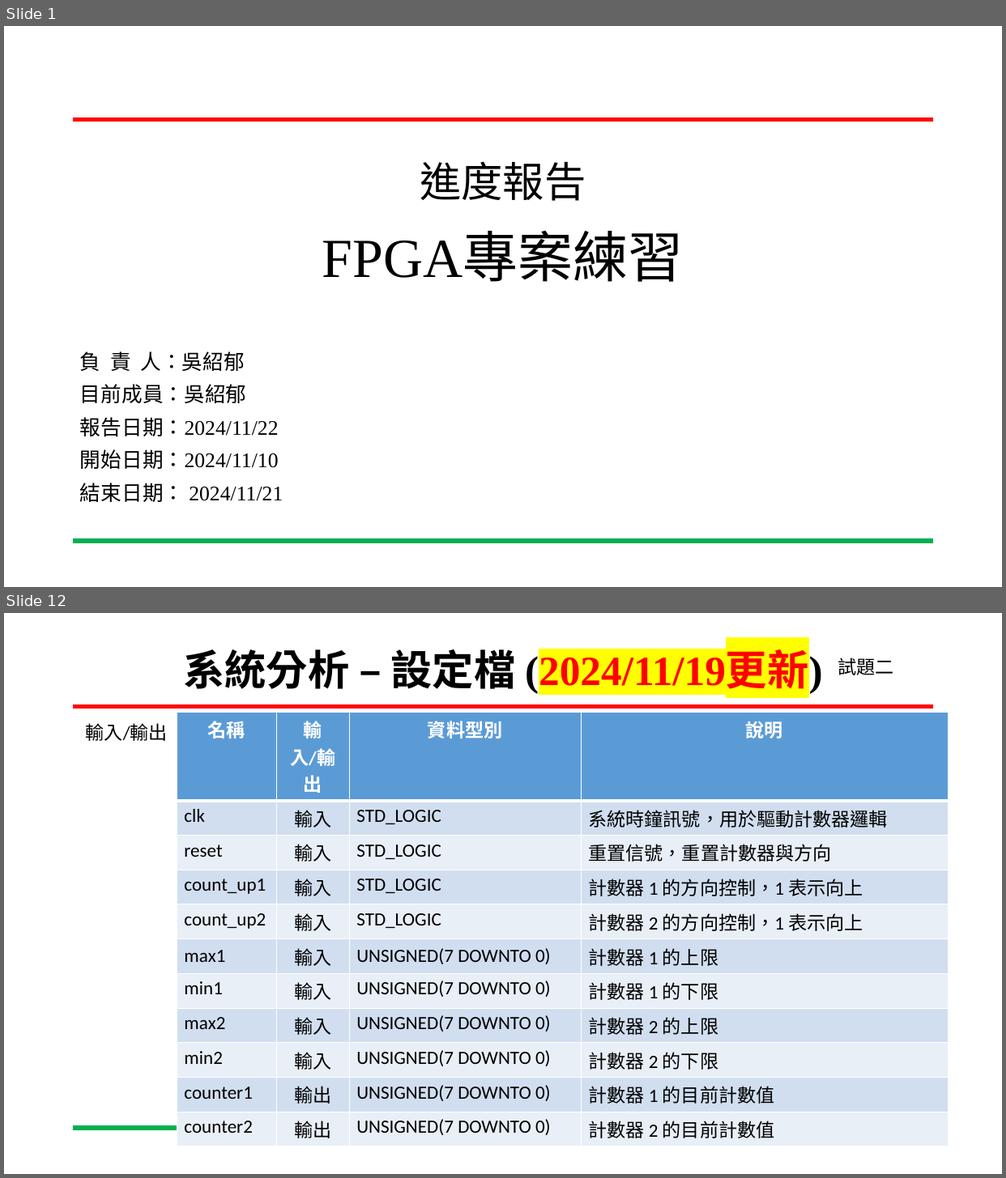
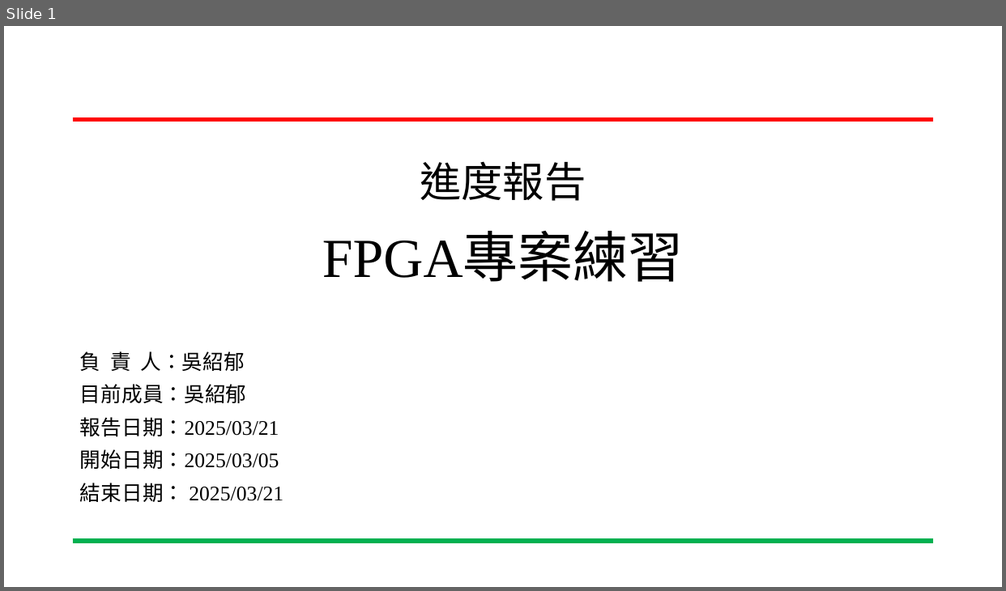
Before and after one commit to wsy0331/SOC_Lab_Exercises, a slide deck: 專案進度報告-進度報告-吳紹郁-20250321.pptx. Shown one above the other, each under a label of ours: slides 1 and 12 before the commit, slide 1 after it; the slides between them are not shown. The pictures are 1006x1178 and 1006x591 pixels, drawn with LibreOffice and Linux fonts; fonts in the diff are those of the drawing; background and template pictures are left out. Boxes give left, top, right and bottom in pixels: in the first picture for what was removed or moved away, otherwise in the second. Text is boxed around its words. In the diff, an @@ line names an element or a change of style, - is before the commit and + after.

```diff
--- a/專案進度報告-進度報告-吳紹郁-20250321.pptx
+++ b/專案進度報告-進度報告-吳紹郁-20250321.pptx
@@ slide 12 removed at [4,613,1002,1174], background #FFFFFF; not listed: 2 template elements that a slide beside it also shows @@
@@ title removed at [183,649,822,694] @@
-系統分析 – 設定檔 (2024/11/19更新)
@@ text removed at [837,658,893,675] @@
-試題二
@@ text removed at [86,723,168,741] @@
-輸入/輸出
@@ table removed at [177,712,948,1142], 11 rows, 4 columns @@
-名稱 | 輸入/輸出 | 資料型別 | 說明
-clk | 輸入 | STD_LOGIC | 系統時鐘訊號，用於驅動計數器邏輯
-reset | 輸入 | STD_LOGIC | 重置信號，重置計數器與方向
-count_up1 | 輸入 | STD_LOGIC | 計數器 1 的方向控制，1 表示向上
-count_up2 | 輸入 | STD_LOGIC | 計數器 2 的方向控制，1 表示向上
-max1 | 輸入 | UNSIGNED(7 DOWNTO 0) | 計數器 1 的上限
-min1 | 輸入 | UNSIGNED(7 DOWNTO 0) | 計數器 1 的下限
-max2 | 輸入 | UNSIGNED(7 DOWNTO 0) | 計數器 2 的上限
-min2 | 輸入 | UNSIGNED(7 DOWNTO 0) | 計數器 2 的下限
-counter1 | 輸出 | UNSIGNED(7 DOWNTO 0) | 計數器 1 的目前計數值
-counter2 | 輸出 | UNSIGNED(7 DOWNTO 0) | 計數器 2 的目前計數值
@@ slide 1 changed as well @@
@@ subtitle at [80,417,283,502]: text changed @@
-報告日期：2024/11/22
-開始日期：2024/11/10
-結束日期： 2024/11/21
+報告日期：2025/03/21
+開始日期：2025/03/05
+結束日期： 2025/03/21
```
Also in this commit, not shown: 5 other slides changed, 2 slides added, 13 other slides removed.
